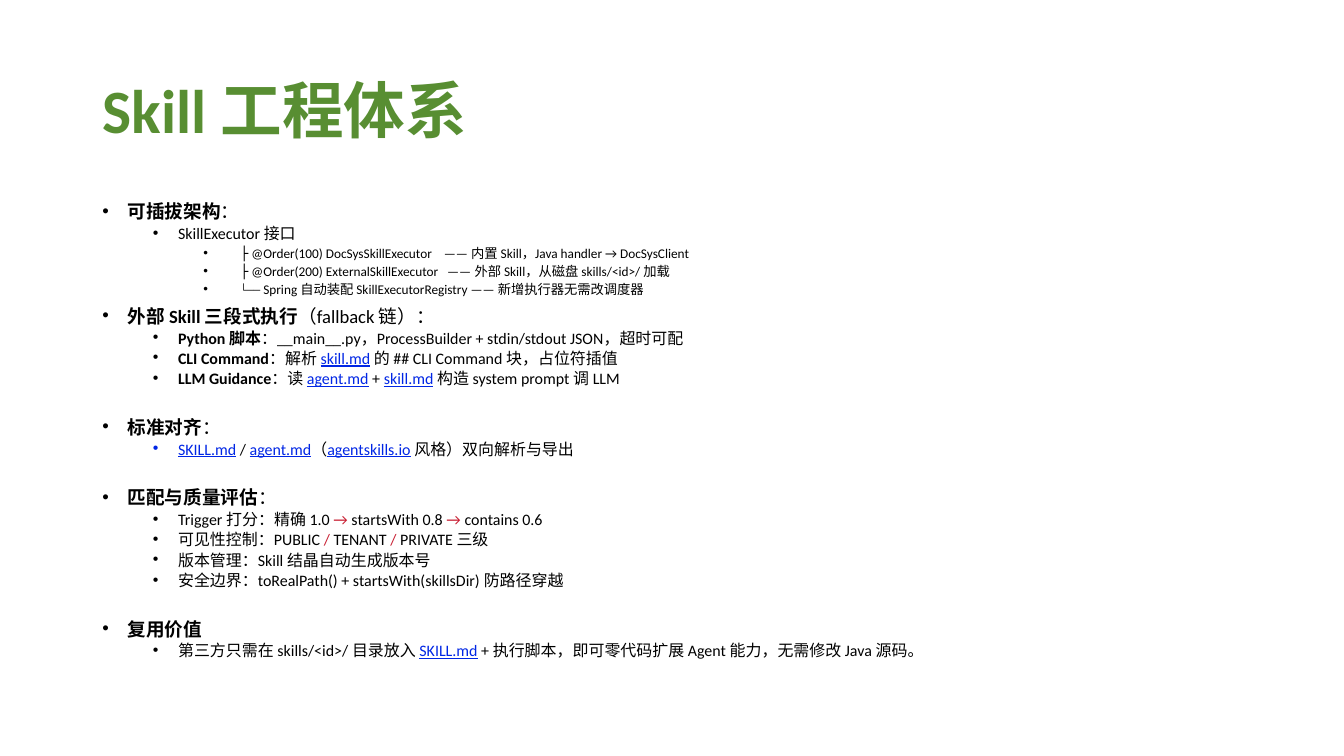
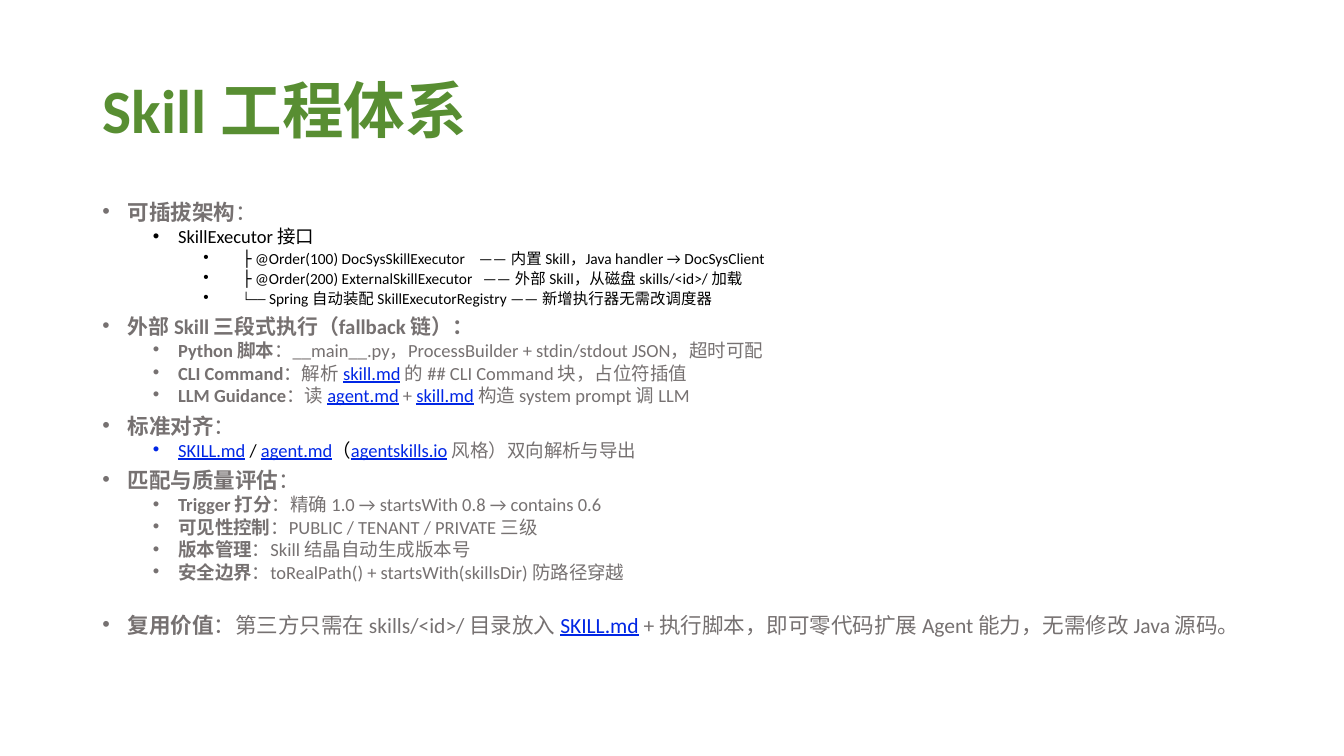
Before and after one commit to nonomal/DocSys, a slide deck: slide 7 of GOAI_MxsDoc_AI_方案PPT.pptx. Drawn at 1344x756 pixels with LibreOffice and Linux fonts; fonts in the diff are those of the drawing. Boxes give left, top, right and bottom in pixels: in the first picture for what was removed or moved away, otherwise in the second. Text is boxed around its words. In the diff, an @@ line names an element or a change of style, - is before the commit and + after.

Commit message:
【文档】GOAI初赛材料
1. 材料修改

```diff
--- a/GOAI_MxsDoc_AI_方案PPT.pptx
+++ b/GOAI_MxsDoc_AI_方案PPT.pptx
@@ text at box(128, 201, 764, 582): size 13.3 to 15.4 pt in "可插拔架构：", "标准对齐：", "匹配与质量评估："; text colour #000000 to #767171 in "可插拔架构：", "外部 Skill 三段式执行（fallback 链）：", "Python 脚本：__main__.py，ProcessBuilder + stdin/stdout JSON，超时可 ...", "CLI Command：解析 的 ## CLI Command 块，占位符插值" and 8 more places; size 11.4 to 13.2 pt in "SkillExecutor 接口", "Python 脚本：__main__.py，ProcessBuilder + stdin/stdout JSON，超时可 ...", "CLI Command：解析 skill.md 的 ## CLI Command ...", "LLM Guidance：读 agent.md + skill.md 构造 system ..." and 5 more places; size 9.5 to 11 pt in "├ @Order(100) DocSysSkillExecutor —— 内置 Skill，Java handler ...", "├ @Order(200) ExternalSkillExecutor —— 外部 Skill，从磁盘 skills/< ...", "└── Spring 自动装配 SkillExecutorRegistry —— 新增执行器无需改调度器"; size 13.3 to 14.9 pt in "外部 Skill 三段式执行（fallback 链）："; bold on in "三段式执行（fallback 链）：", "Trigger 打分：精确", "可见性控制：PUBLIC", "版本管理：Skill" and 1 more places; text colour #C81D31 to #767171 in "→ →", "/ /" @@
@@ text at box(128, 615, 1240, 637): text changed; size 11.4 to 15.4 pt; text colour #000000 to #767171 @@
-• 复用价值
-  • 第三方只需在 skills/<id>/ 目录放入 SKILL.md + 执行脚本，即可零代码扩展 Agent 能力，无需修改 Java 源码。
+• 复用价值：第三方只需在 skills/<id>/ 目录放入 SKILL.md + 执行脚本，即可零代码扩展 Agent 能力，无需修改 Java 源码。
```
Also in this commit, not shown: 12 other slides changed.
